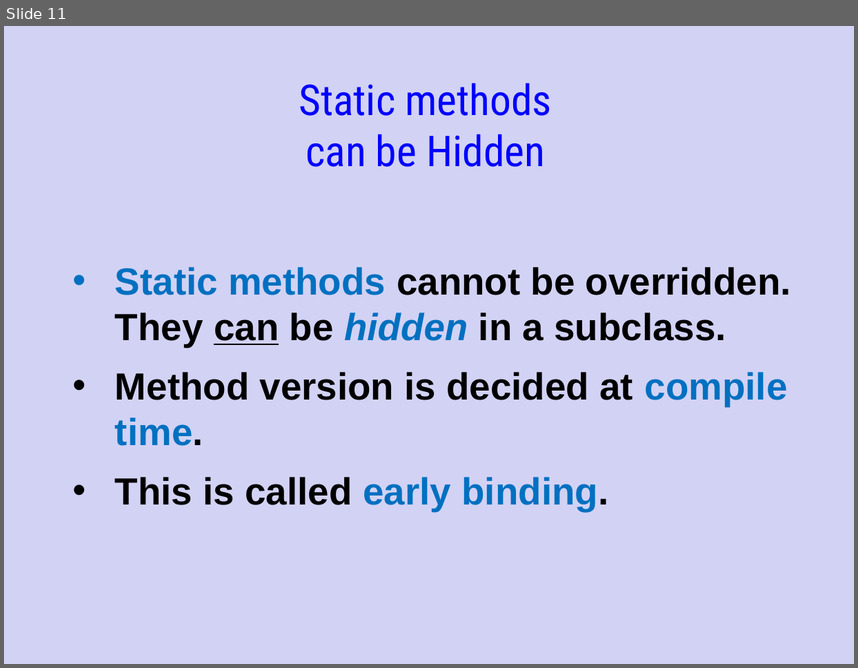
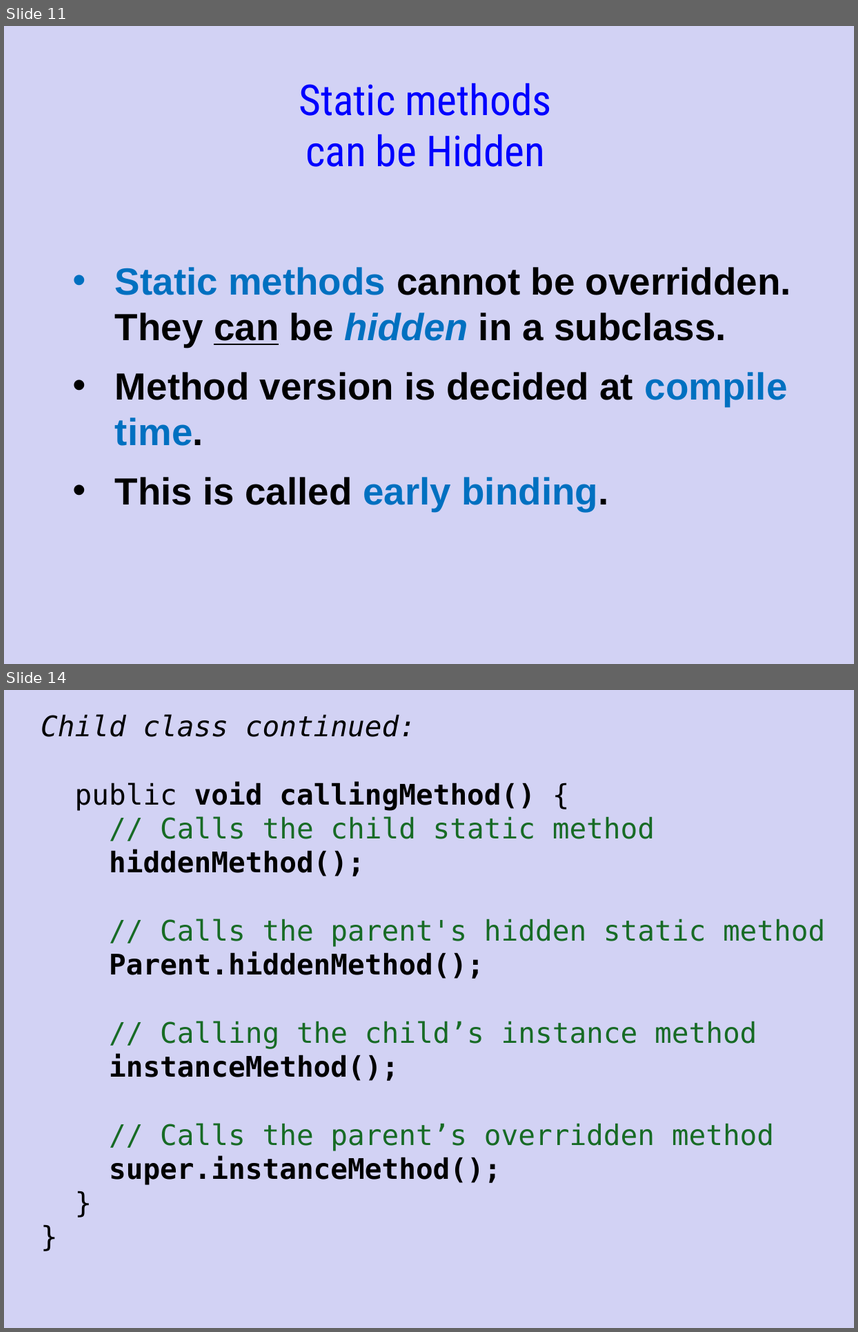
Before and after one commit to Cy-FairCS/cs3, a slide deck: u05a_abstractClasses/notes/_abstract_classes - Day 2.pptx. Shown one above the other, each under a label of ours: slide 11 before the commit, slides 11 and 14 after it; the slides between them are not shown. The pictures are 858x668 and 858x1332 pixels, drawn with LibreOffice and Linux fonts; fonts in the diff are those of the drawing. Boxes give left, top, right and bottom in pixels: in the first picture for what was removed or moved away, otherwise in the second. Text is boxed around its words. In the diff, an @@ line names an element or a change of style, - is before the commit and + after.

```diff
--- a/u05a_abstractClasses/notes/_abstract_classes - Day 2.pptx
+++ b/u05a_abstractClasses/notes/_abstract_classes - Day 2.pptx
@@ slide 14 added at [4,690,854,1328], background #D2D2F4 @@
@@ text added at [41,714,825,1185], 24 pt, text #176B25 @@
+Child class continued:
+public void callingMethod() {
+// Calls the child static method
+hiddenMethod();
+// Calls the parent's hidden static method
+Parent.hiddenMethod();
+// Calling the child’s instance method
+instanceMethod();
+// Calls the parent’s overridden method
+super.instanceMethod();
+}
+}
```
Also in this commit, not shown: 4 slides changed, 5 other slides added.
